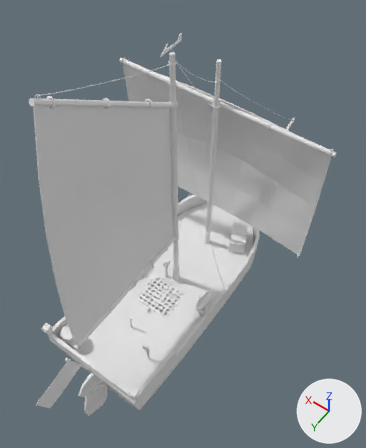
Renders of the FBX model Assets/Geometry/Ship.fbx from each side of a commit.
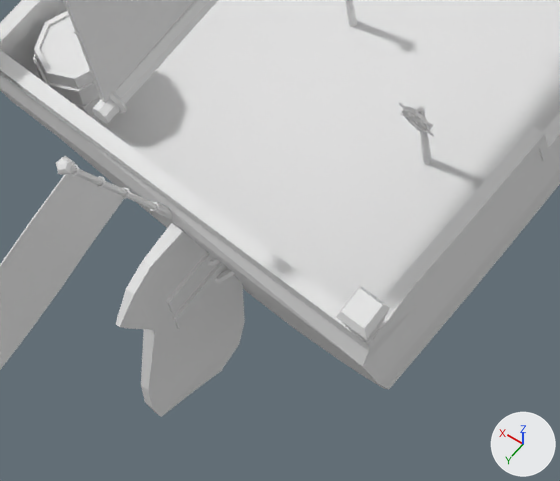
Old and new are each drawn whole from a 50 mm lens placed at (-8.21, 10.92, 24.27), pointed at (-0.31, -0.13, 6.9) and again close up on the part from 14% to 49% of the width and 72% to 96% of the height. Arrows for +X, +Y and +Z are at lower right; the lights stay in place. Where no turn or scale is listed for an object, it has been applied to the vertices. Vertices at the same position are counted once.

Objects in the first close-up: 'BackBoom', 'BackSail', 'Barrel1', 'BarrelRings', 'Flag', 'FlagPole', 'Floor', 'Hull', 'LampSternStarboard', 'RudderBlade', 'RudderBoards', 'Wheel', 'WheelBase', 'WheelBaseCover'.
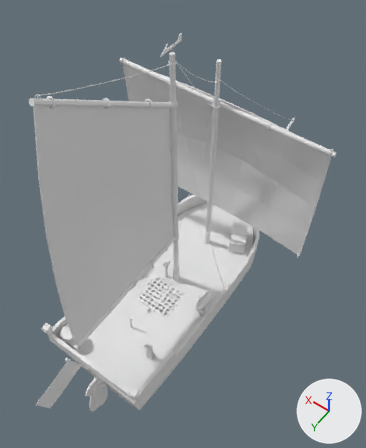
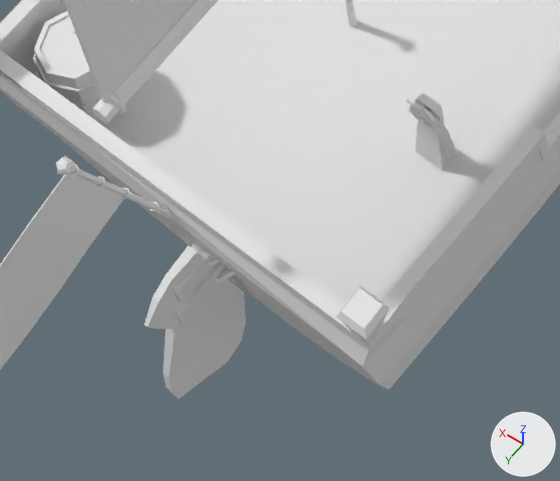
Patch to the scene script:
```diff
--- a/Assets/Geometry/Ship.fbx.py
+++ b/Assets/Geometry/Ship.fbx.py
@@ me_cylinder_082 @@
 # used by ob_wheelbasecover; parent = ob_wheelbase; location = (0.0, -0.22, 0.0); scale = (1.0, 0.611, 1.0)
-me_cylinder_082.from_pydata(...)  # 16 vertices, 28 faces; spans x -0.044..0.044, y -0.305..0.305, z -0.044..0.044
+me_cylinder_082.from_pydata(...)  # 8 vertices, 12 faces; spans x -1.0..1.0, y -1.0..1.0, z -1.0..1.0
+# me_cylinder_082 part 2: the whole mesh is rebuilt
@@ me_cylinder_030 @@
 # used by ob_wheelbase; parent = ob_floor; location = (-1.489, 0.383, -4.189)
-me_cylinder_030.from_pydata(...)  # 16 vertices, 28 faces; spans x -0.05..0.05, y -0.87..0.87, z -0.05..0.05
+me_cylinder_030.from_pydata(...)  # 28 vertices, 52 faces; spans x -1.0..1.0, y -2.37..1.73, z -1.0..1.67
+# me_cylinder_030 part 1: the whole mesh is rebuilt
@@ ob_wheelbasecover @@
 ob_wheelbasecover.parent = ob_wheelbase
-ob_wheelbasecover.location = (0.0, -0.22, 0.0)
+ob_wheelbasecover.location = (0.0, -0.267, -0.621)
 ob_wheelbasecover.scale = (1.0, 0.611, 1.0)
@@ ob_wheelbase @@
 ob_wheelbase.parent = ob_floor
-ob_wheelbase.location = (-1.489, 0.383, -4.189)
+ob_wheelbase.location = (-1.499, 0.442, -4.078)
+ob_wheelbase.rotation_euler = (-1.571, 0.0, 0.0)  # degrees (-90, 0, 0)
+ob_wheelbase.scale = (0.16, 0.0546, 0.457)
@@ ob_wheel @@
 ob_wheel = bpy.data.objects.new('Wheel', me_cylinder_105)
-ob_wheel.location = (-1.49, 4.26, 3.51)
+ob_wheel.location = (-1.5, 4.17, 3.43)
@@ ob_rudderblade @@
 ob_rudderblade.parent = ob_rudder
-ob_rudderblade.location = (0.00549, -0.903, -1.037)
+ob_rudderblade.location = (0.00549, -1.161, -0.816)
+ob_rudderblade.scale = (0.809, 0.809, 0.809)
```

Changed parts and their boxes [x1, y1, x2, y2] in the close-ups (560 x 481 px):
'RudderBlade', moved, rescaled (21% narrower, 21% shorter)
    before: [116, 223, 245, 417]
    after: [144, 245, 246, 399]
'WheelBase', reshaped, moved, turned, rescaled
    before: [417, 106, 429, 150]
    after: [415, 93, 451, 154]
'Wheel', moved
    before: [399, 102, 434, 137]
    after: [406, 99, 441, 133]
'WheelBaseCover', reshaped, moved, turned, rescaled
    before: [421, 146, 432, 165]
    after: [415, 137, 456, 170]
